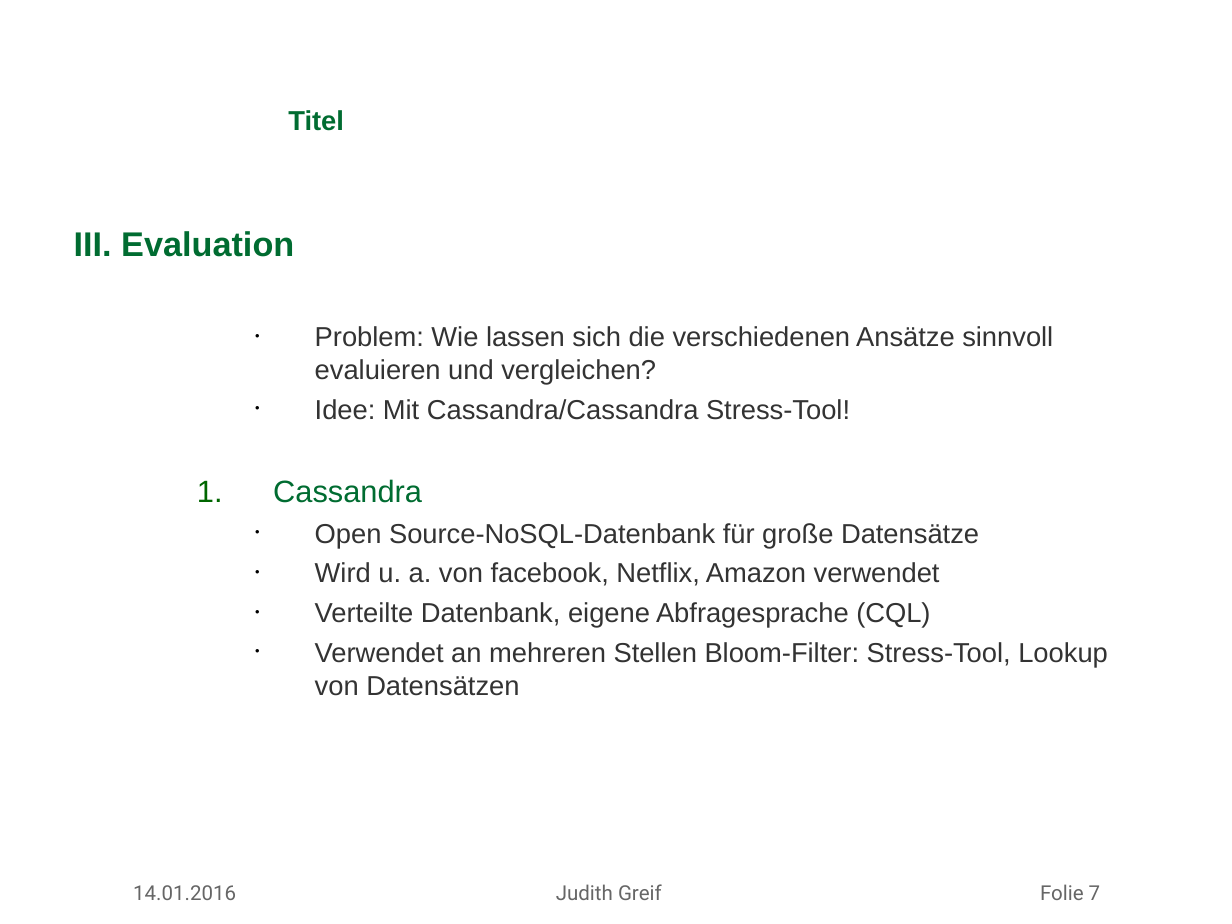
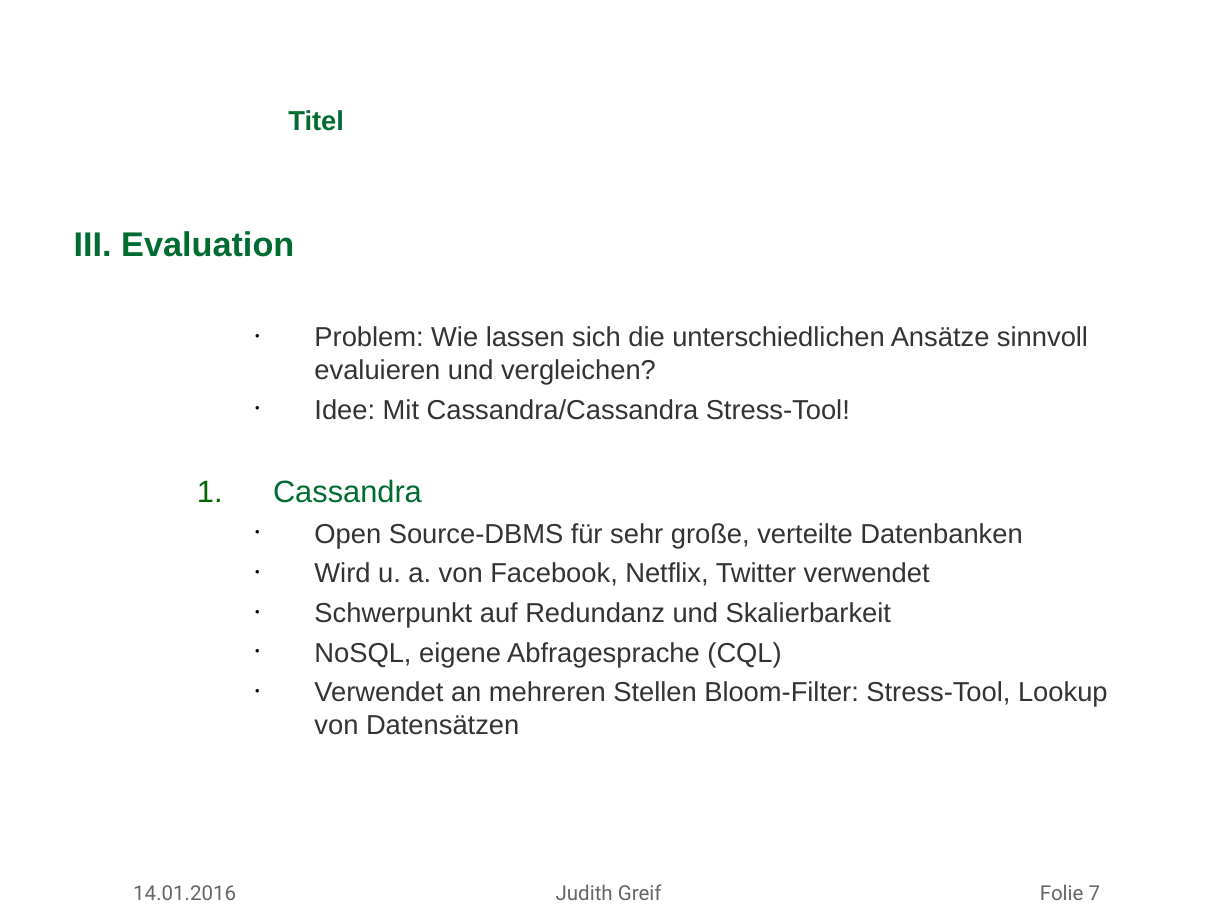
Before and after one commit to missgreenwood/masterarbeit, a slide deck: slide 7 of mdsg_latex_10062012/slides/antrittsvortrag_greif.ppt. Drawn at 1232x924 pixels with LibreOffice and Linux fonts; fonts in the diff are those of the drawing; background and template pictures are left out. Boxes give left, top, right and bottom in pixels: in the first picture for what was removed or moved away, otherwise in the second. Text is boxed around its words. In the diff, an @@ line names an element or a change of style, - is before the commit and + after.

Commit message:
Update presentation (cassandra, Bloom filters)

```diff
--- a/mdsg_latex_10062012/slides/antrittsvortrag_greif.ppt
+++ b/mdsg_latex_10062012/slides/antrittsvortrag_greif.ppt
@@ text at [314, 326, 1088, 385]: text changed @@
-    • Problem: Wie lassen sich die verschiedenen Ansätze sinnvoll evaluieren und vergleichen?
+    • Problem: Wie lassen sich die unterschiedlichen Ansätze sinnvoll evaluieren und vergleichen?
@@ text at [314, 399, 1108, 735]: indent changed @@
@@ text at [314, 523, 1022, 668]: text changed @@
-    • Open Source-NoSQL-Datenbank für große Datensätze
-    • Wird u. a. von facebook, Netflix, Amazon verwendet
-    • Verteilte Datenbank, eigene Abfragesprache (CQL)
+    • Open Source-DBMS für sehr große, verteilte Datenbanken
+    • Wird u. a. von Facebook, Netflix, Twitter verwendet
+    • Schwerpunkt auf Redundanz und Skalierbarkeit
+    • NoSQL, eigene Abfragesprache (CQL)
```
Also in this commit, not shown: 5 other slides changed, 1 slide added, 3 other files.
